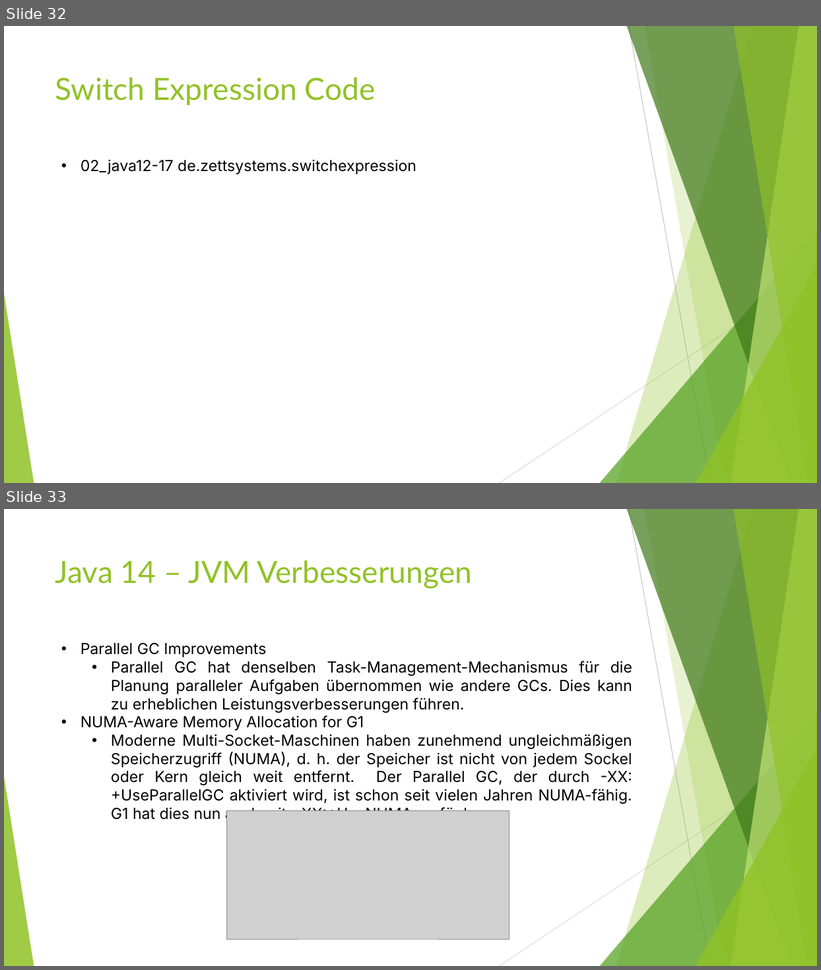
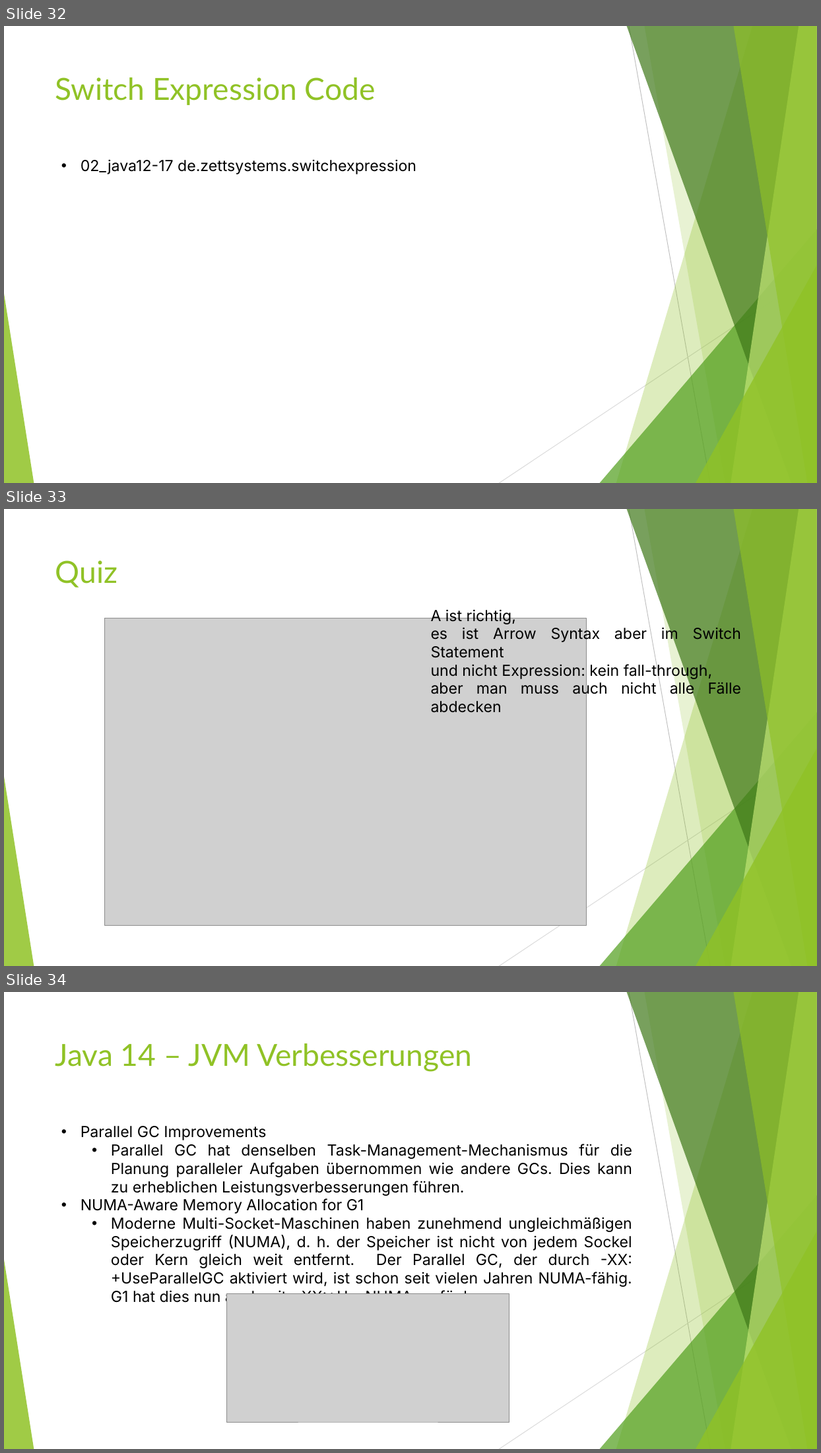
Before and after one commit to MichaelZett/20250210_java_12_17, a slide deck: Neuerungen_Java_12_17.pptx. Shown one above the other, each under a label of ours: slides 32 and 33 before the commit, slides 32, 33 and 34 after it. The pictures are 821x970 and 821x1453 pixels, drawn with LibreOffice and Linux fonts; fonts in the diff are those of the drawing; grey boxes stand for pictures. Boxes give left, top, right and bottom in pixels: in the first picture for what was removed or moved away, otherwise in the second. Text is boxed around its words. In the diff, an @@ line names an element or a change of style, - is before the commit and + after.

```diff
--- a/Neuerungen_Java_12_17.pptx
+++ b/Neuerungen_Java_12_17.pptx
@@ slide 33 added at (x1=4, y1=509, x2=817, y2=966), background #FFFFFF; not listed: 10 template elements that a slide beside it also shows @@
@@ title added at (x1=55, y1=560, x2=118, y2=588), 36 pt, text #90C226 @@
+Quiz
@@ picture added at (x1=104, y1=618, x2=587, y2=926) @@
@@ text added at (x1=431, y1=608, x2=742, y2=713), 18 pt, text #000000 @@
+A ist richtig,
+es ist Arrow Syntax aber im Switch Statement
+und nicht Expression: kein fall-through,
+aber man muss auch nicht alle Fälle abdecken
@@ what was slide 33 is now slide 34 @@
```
Also in this commit, not shown: 3 slides changed, 4 other slides added, 1 other file.
